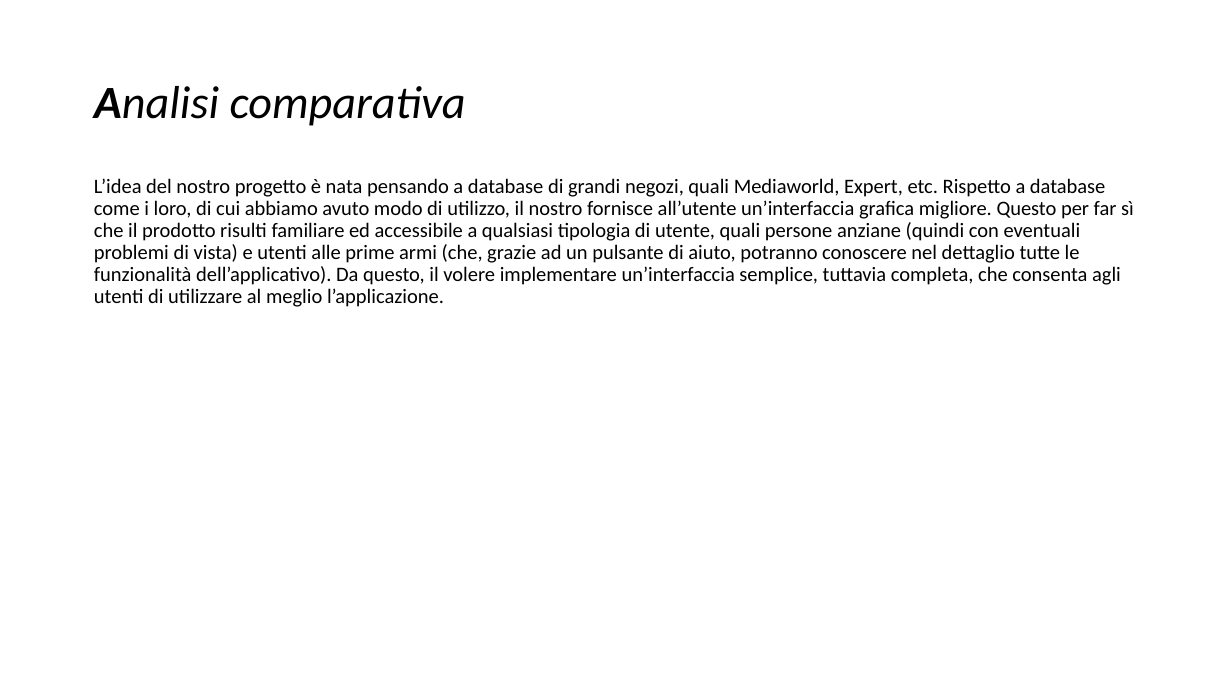
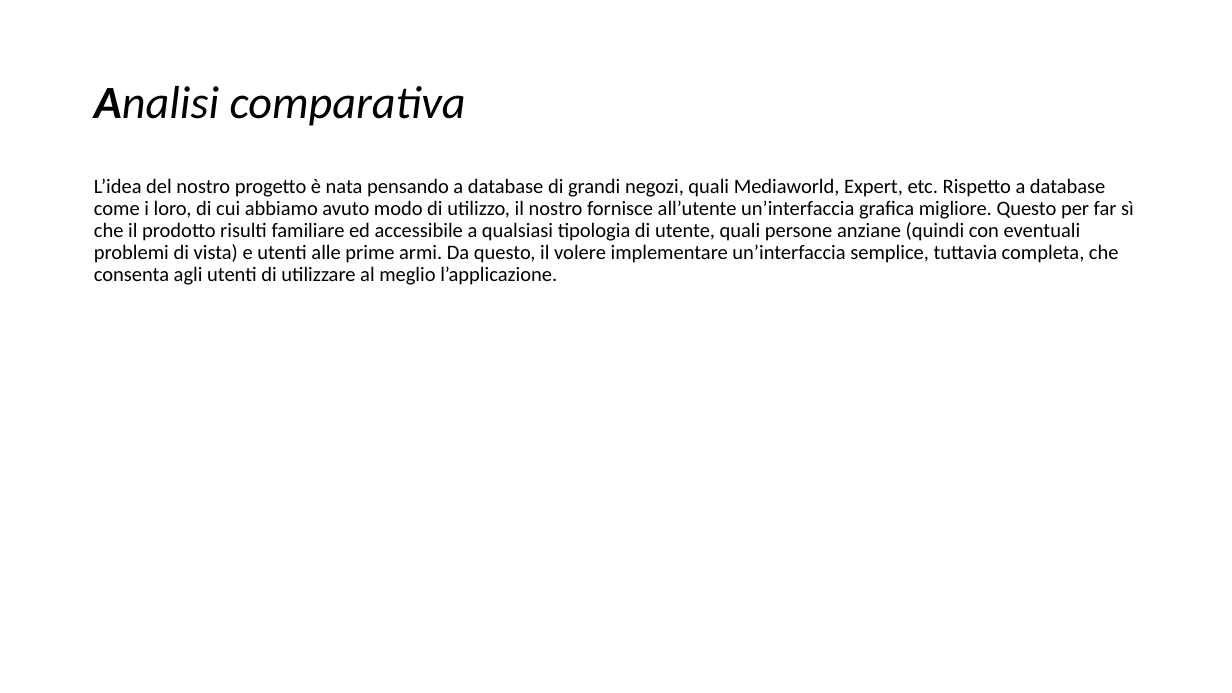
Before and after one commit to buonleandro/warehouse_man, a slide deck: slide 15 of .documentation/Presentazione ium.pptx. Drawn at 1232x693 pixels with LibreOffice and Linux fonts; fonts in the diff are those of the drawing. Boxes give left, top, right and bottom in pixels: in the first picture for what was removed or moved away, otherwise in the second. Text is boxed around its words. In the diff, an @@ line names an element or a change of style, - is before the commit and + after.

```diff
--- a/.documentation/Presentazione ium.pptx
+++ b/.documentation/Presentazione ium.pptx
@@ text at (94, 178, 1134, 285): text changed @@
-L’idea del nostro progetto è nata pensando a database di grandi negozi, quali Mediaworld, Expert, etc. Rispetto a database come i loro, di cui abbiamo avuto modo di utilizzo, il nostro fornisce all’utente un’interfaccia grafica migliore. Questo per far sì che il prodotto risulti familiare ed accessibile a qualsiasi tipologia di utente, quali persone anziane (quindi con eventuali problemi di vista) e utenti alle prime armi (che, grazie ad un pulsante di aiuto, potranno conoscere nel dettaglio tutte le funzionalità dell’applicativo). Da questo, il volere implementare un’interfaccia semplice, tuttavia completa, che consenta agli utenti di utilizzare al meglio l’applicazione.
+L’idea del nostro progetto è nata pensando a database di grandi negozi, quali Mediaworld, Expert, etc. Rispetto a database come i loro, di cui abbiamo avuto modo di utilizzo, il nostro fornisce all’utente un’interfaccia grafica migliore. Questo per far sì che il prodotto risulti familiare ed accessibile a qualsiasi tipologia di utente, quali persone anziane (quindi con eventuali problemi di vista) e utenti alle prime armi. Da questo, il volere implementare un’interfaccia semplice, tuttavia completa, che consenta agli utenti di utilizzare al meglio l’applicazione.
```
Also in this commit, not shown: 1 other slide changed.
